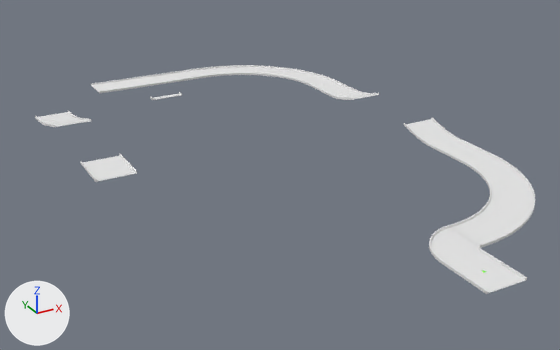
The Blender file lib/map/2/map.blend, before and after one commit.
Before and after are seen from a camera (50 mm lens) standing at (-82.1, -70.4, 81.4) and looking at (-8.0, 64.3, 14.1). Every picture has the same lights, and +X, +Y and +Z are marked at lower left.

Names of what the first picture shows: 'g1', 'g2', 'g3', 'g3.001', 'r1', 'r1-end', 'r1-start', 'r1.001', 'r3', 's1', 's1.001', 's2'.
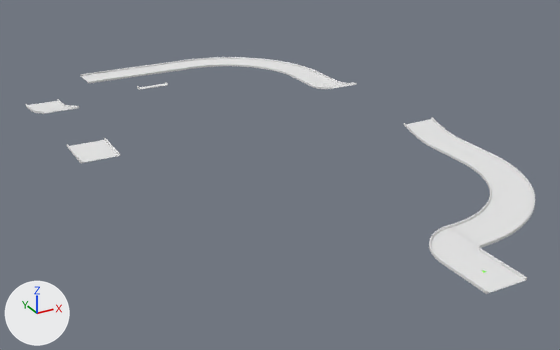
Changed parts and their boxes (x1, y1, x2, y2) in the pictures (560 x 350 px):
'g3', moved: before (195, 65, 336, 86); after (182, 57, 317, 77)
'r3', moved: before (91, 69, 206, 93); after (81, 60, 192, 83)
'r1-end', moved: before (80, 154, 137, 182); after (67, 138, 120, 163)
's2', moved: before (35, 110, 91, 127); after (26, 99, 79, 114)
'r1', moved: before (311, 80, 356, 96); after (292, 71, 336, 86)
's1.001', moved: before (331, 90, 379, 100); after (311, 80, 357, 89)
'g2', moved: before (150, 92, 182, 100); after (137, 82, 168, 90)

The change, as a list of edits to the scene's bpy script:
```text
Change ob_s2:
    ob_s2.location: (-50.0, 110.0, 20.0) -> (-50.0, 120.0, 20.0)
Change ob_g2:
    ob_g2.location: (-30.0, 110.0, 20.0) -> (-30.0, 120.0, 20.0)
Change ob_r3:
    ob_r3.location: (-30.0, 120.0, 20.0) -> (-30.0, 130.0, 20.0)
Change ob_g3:
    ob_g3.location: (0.0, 100.0, 20.0) -> (0.0, 110.0, 20.0)
Change ob_s1_001:
    ob_s1_001.location: (20.0, 90.0, 20.0) -> (20.0, 100.0, 20.0)
Change ob_r1_end:
    ob_r1_end.location: (-40.0, 60.0, 23.0) -> (-40.0, 70.0, 23.0)
Change ob_r1:
    ob_r1.location: (20.0, 100.0, 20.0) -> (20.0, 110.0, 20.0)
```
